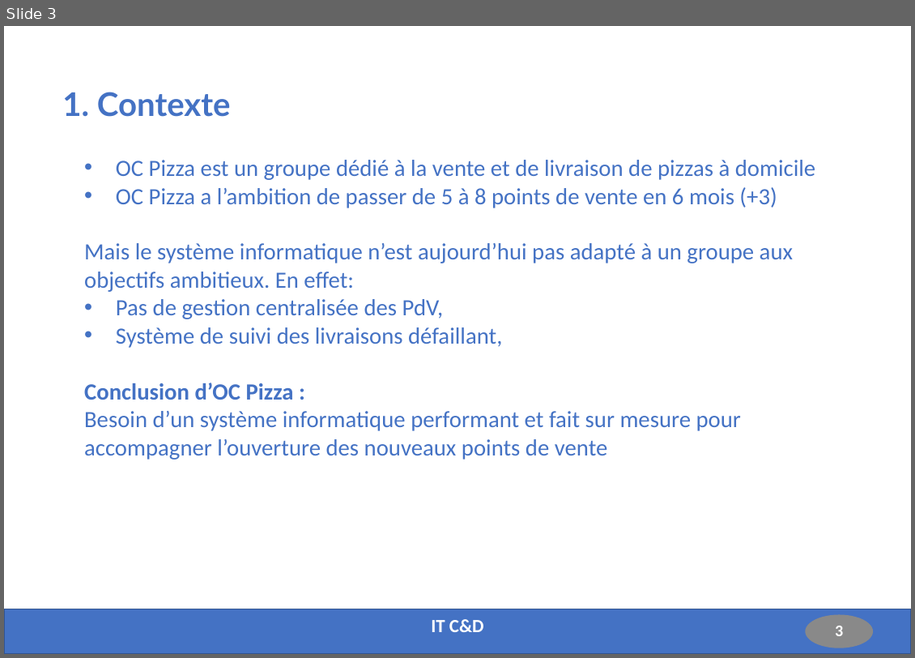
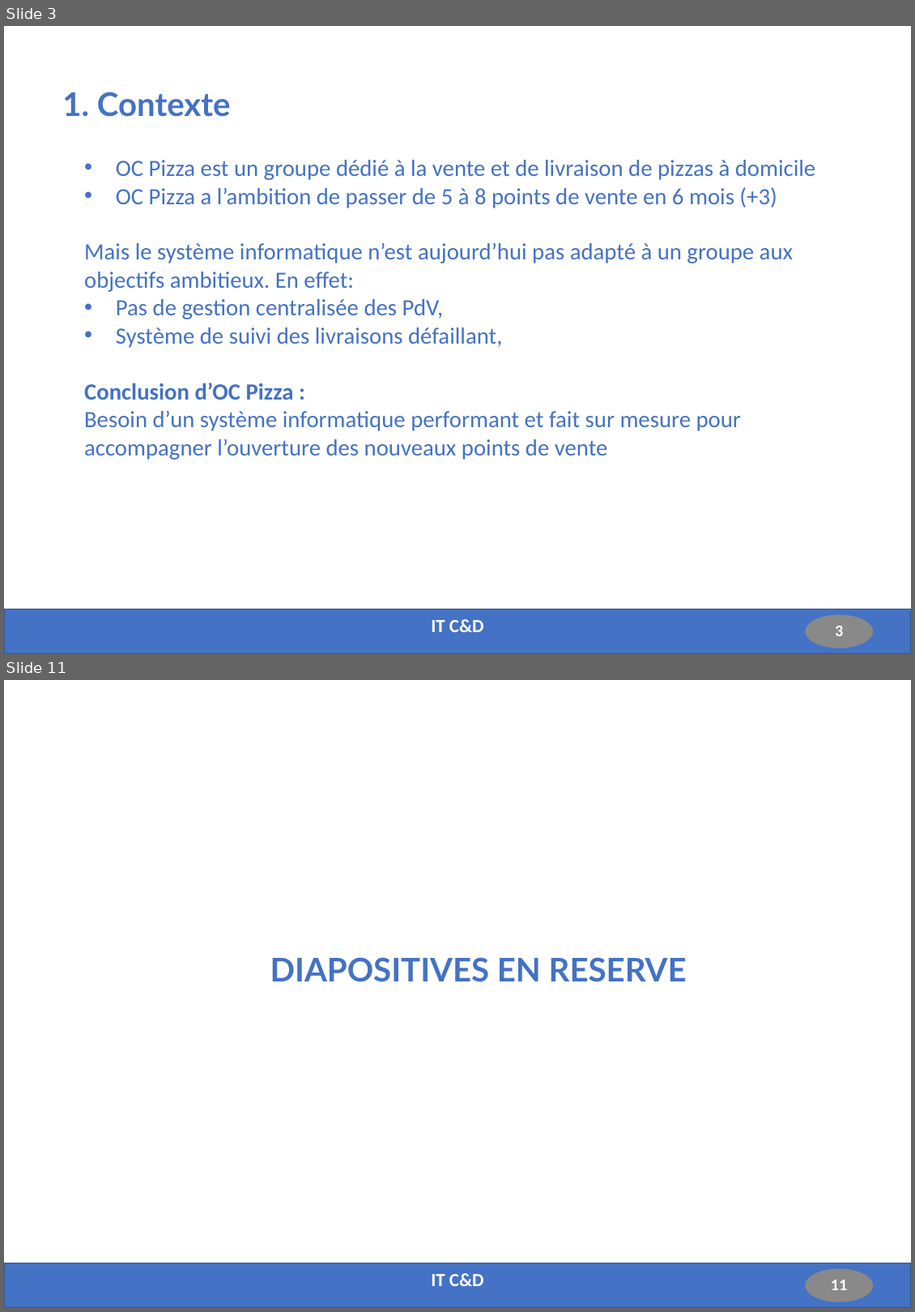
Before and after one commit to Fabrice-64/OC_Project_4, a slide deck: Solution_Fonctionnelle_Technique_Projet_4.pptx. Shown one above the other, each under a label of ours: slide 3 before the commit, slides 3 and 11 after it; the slides between them are not shown. The pictures are 915x658 and 915x1312 pixels, drawn with LibreOffice and Linux fonts; fonts in the diff are those of the drawing. Boxes give left, top, right and bottom in pixels: in the first picture for what was removed or moved away, otherwise in the second. Text is boxed around its words. In the diff, an @@ line names an element or a change of style, - is before the commit and + after.

```diff
--- a/Solution_Fonctionnelle_Technique_Projet_4.pptx
+++ b/Solution_Fonctionnelle_Technique_Projet_4.pptx
@@ slide 11 added at bbox=[4, 680, 911, 1308], background #FFFFFF; not listed: 2 template elements that a slide beside it also shows @@
@@ title added at bbox=[270, 957, 687, 982], 28 pt, text #4472C4, bold @@
+DIAPOSITIVES EN RESERVE
@@ text added at bbox=[431, 1273, 484, 1286], 16 pt, text #FFFFFF, bold @@
+IT C&D
```
Also in this commit, not shown: 10 slides changed, 1 other slide added.
